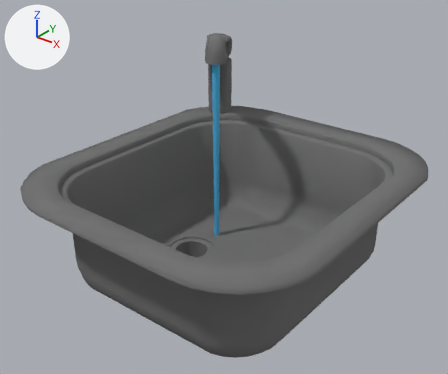
An edit to the Blender file blend/Sink.blend, drawn before and after from the same camera.
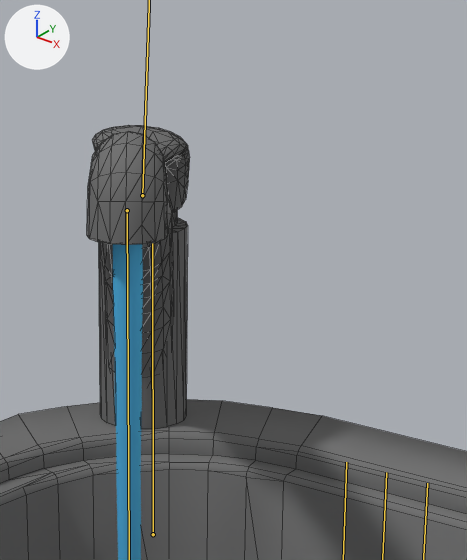
Old and new are each drawn whole from a 50 mm lens placed at (0.6, -0.746, 0.38), pointed at (0.062, -0.074, -0.037) and again close up on the part from 41% to 68% of the width and 0% to 40% of the height. Arrows for +X, +Y and +Z are at upper left; the lights stay in place. Both versions are drawn at frame 374 of the action 'sink_open_AED'; the numbers are the values there. The bones that bend it are drawn over the model as lines in the close-ups. The close-ups show mesh edges as thin lines.

Objects in the first close-up: 'Circle', 'Tap.001'.
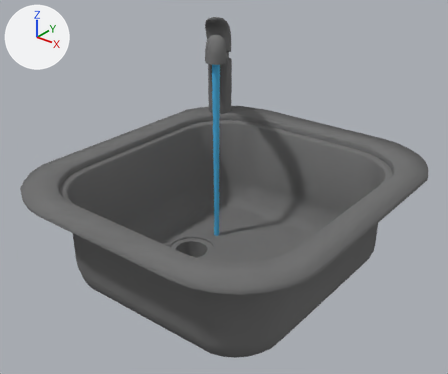
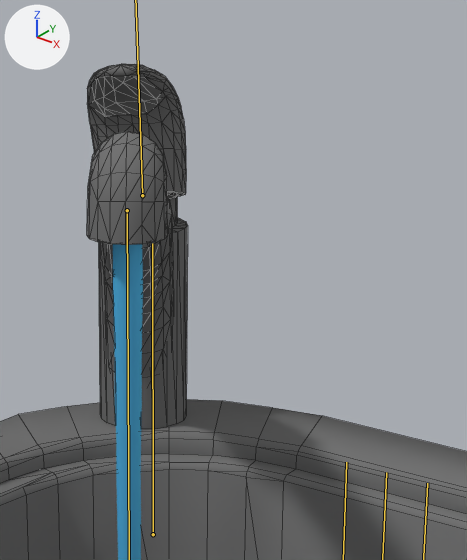
Commit message: Fixed sink in AED scene

Location of each change, [x1, y1, x2, y2] in pixels of the close-ups (467 x 560 px):
'Tap.001', posed
    before: [0, 125, 467, 560]
    after: [0, 64, 467, 560]

The change in detail:
Bone 'cr' (bone_cr) turns from (-18, 0, 0) to (19, 0, 0) degrees about its own x, y and z.
